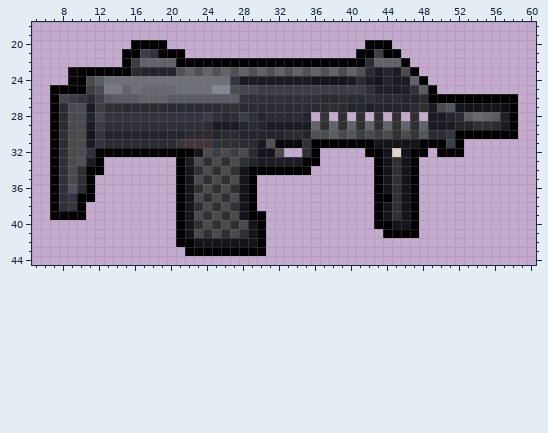
Edited in one commit: pixel-art sprite (Textures/Things/Item/Equipment/MP7.png). This is how it looked before the edit.
The file is 64x64 pixels. Colours within 5 levels of each other are drawn and written as one. Shown: x 5..60, y 18..44.
After:
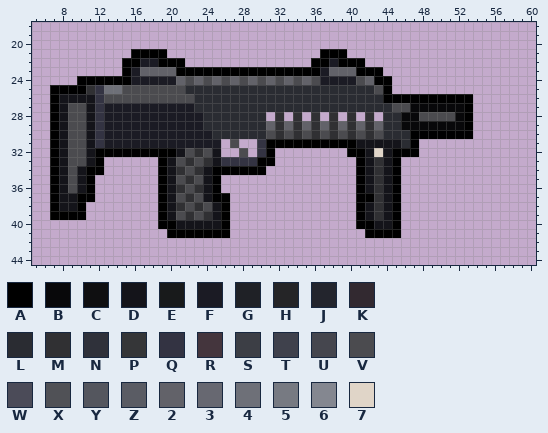
Palette (. is transparent): A #000000  B #08080a  C #0f0f11  D #14141a  E #181a1b  F #1b1b24  G #1f2126  H #252527  J #23252d  K #322930  L #2a2c32  M #303033  N #2f313a  P #353638  Q #333342  R #44353d  S #3c3e45  T #3f414c  U #45464e  V #4b4b4f  W #4b4b58  X #505156  Y #54565e  Z #5a5c64  2 #626269  3 #676871  4 #6e7078  5 #777a82  6 #848790  7 #e0d5c8
Difference:
Changed rows in their new state; - is an unchanged pixel.
first column x 8:
20 --------....----------------------...--------------
21 -------.-AA-..---------------AAA-.....-------------
22 --------AFFAA-..............--F---.....------------
23 -......-F2222AAAAAAAAAAAAAAAAF-2-AAA....-----------
24 -.-AAAAAFFFFF2V2V2V2V2V2V2V2VFFF-V2AA....----------
25 ---MQ44VVVVVVVLLLLLLLLLLLLLLLLLLLLLVA.....---------
26 DDDDQVVVVVVVVVVLLLLLLLLLLLLLL--L--L-AAAAA-----.....
27 D--DQFFFFFFFFFF---LL----------L-LLLLLVVBBBBBBA.....
28 D--DQFFFFFFFFFFFLL-LLLL.M.M.M.M.M.M.LLBBVVVVBA.....
29 D--DQFFFFFFFFFFF-LLLL-L2M2M2M2M2M2M2LLBBBBBBBA.....
30 D----FFFFFFFFFFFFL--LLLVMVMVM-M-MVMVLLLAAAAA--.....
31 D--D-FFFFFFFFFFFFF.V..QAAAAA-----DD---LA.....------
32 D--D---------DVM-D..-.QA.--..---AAD7-AA-.-...------
33 D-VD-------ADVM--DQQQQAA.....----ADM-A..-----------
34 D-D--------ADMV-DAAAA--.....-----ADM-A..-----------
35 D-D--------ADVM-DA....-----------ADM-A..-----------
36 DVD--------ADMV-DA....-----------ADM-A..-----------
37 DD---------ADVM-DAA...-----------AAMDA..-----------
38 DD---------ADMV--DA...-----------ADM-A..-----------
39 -----------ADVM--DA....----------ADM-A..-----------
40 -----------AAD-DDDA....----------AADDA..-----------
41 ------------A-AAAAA....-----------AA--..-----------
42 -------------..........----------------------------
43 --------------.........----------------------------
Pixel boxes of the changes (left, top, right, bottom) in both pictures:
changed: (59, 40, 518, 256)
